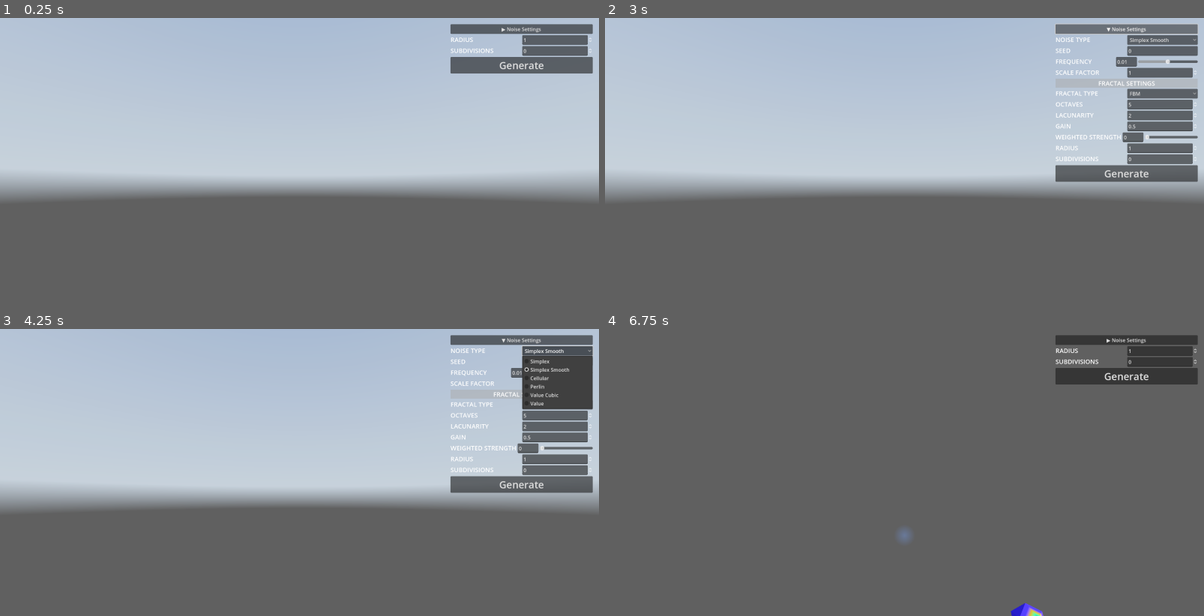
Above: before the commit, frames 1-4 (two rows, left to right).
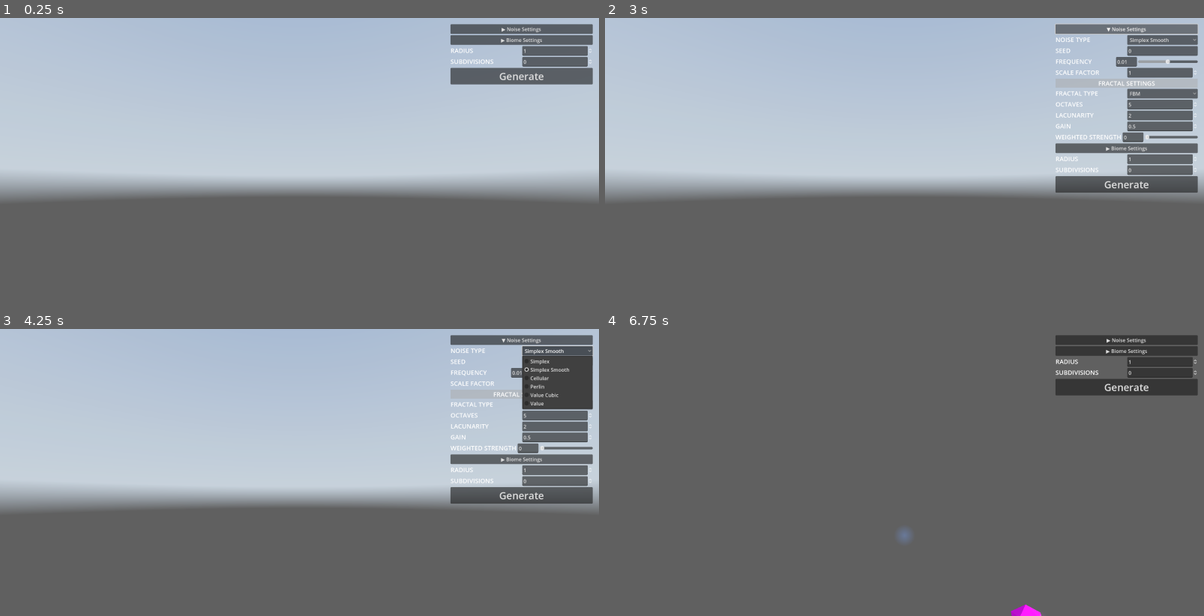
Above: after the commit, the same moments.

Repository: MosesUgwulo/PlanetFall
Game: Godot game, scene res://Scenes/Main.tscn
Same seed, same stepped clock (60 frames per second), same inputs: the game is played once before the commit and once after it. A sky picture missing from this copy of the repository is replaced by a grey-blue gradient.
Inputs (mouse positions are in pixels of both pictures, inside the frame that each line leads up to):
- Up to frame 1 (0.25 s): no input
- Up to frame 2 (3 s): click (1126, 40) at 0.5 s, where only the run after the commit has a clickable "▶ Biome Settings"; click (1126, 40) at 1.25 s, where only the run after the commit has a clickable "▼ Biome Settings"; click "Generate" at 2 s; click "▶ Noise Settings" at 2.75 s
- Up to frame 3 (4.25 s): click "Simplex Smooth" at 3.5 s
- Up to frame 4 (6.75 s): click "FBM" at 4.25 s; click "Value" at 5 s; click "▼ Noise Settings" at 5.75 s; move the mouse to (934, 472) at 6.52 s; hold W (move_forward) from 6.53 s (still down); hold Shift (speed_up_cam) from 6.53 s (still down); click (934, 472) at 6.67 s

The runs differ from the first frame. In frame 1, 2.0% of the frame differs, in the area x 75-99%, y 6-24%; in frame 2, 2.1%; in frame 3, 2.1%; in frame 4, 2.2%, in the area x 67-99%, y 6-100%.

Commit message:
Added Biome settings button and dropdown

Diff:
--- a/Scenes/UI/UI.tscn
+++ b/Scenes/UI/UI.tscn
@@ -316,6 +316,276 @@
 max_value = 1.0
 step = 0.01
 
+[node name="Biome Settings Button" type="HBoxContainer" parent="RootControl/MarginContainer/Settings"]
+layout_mode = 2
+
+[node name="Biome Settings" type="Button" parent="RootControl/MarginContainer/Settings/Biome Settings Button"]
+layout_mode = 2
+size_flags_horizontal = 3
+tooltip_text = "Edit noise settings on the noise planet"
+text = "▶ Biome Settings"
+
+[node name="Biome Settings Dropdown" type="HBoxContainer" parent="RootControl/MarginContainer/Settings"]
+layout_mode = 2
+
+[node name="Biome Settings Container" type="VBoxContainer" parent="RootControl/MarginContainer/Settings/Biome Settings Dropdown"]
+layout_mode = 2
+size_flags_horizontal = 3
+
+[node name="Noise Type Setting" type="HBoxContainer" parent="RootControl/MarginContainer/Settings/Biome Settings Dropdown/Biome Settings Container"]
+layout_mode = 2
+tooltip_text = "Changes the noise algorithm being used:
+
+Type Simplex: Creates smoother, more natural patterns with fewer visible lines compared to Perlin noise.
+
+Type Simplex Smooth: A smoother, higher-quality version of Simplex noise, but slower to generate.
+
+Type Cellular: Creates patterns with regions or cells, often used for textures like cracked surfaces or organic structures.
+
+Type Perlin: A more detailed version of Value noise, adding natural-looking texture; slower to compute.
+
+Type Value: Generates patterns by assigning random values to grid points and blending them smoothly.
+
+Type Value Cubic: Similar to Value noise but creates sharper and more varied peaks and valleys; slightly slower."
+
+[node name="Noise Type Container" type="VBoxContainer" parent="RootControl/MarginContainer/Settings/Biome Settings Dropdown/Biome Settings Container/Noise Type Setting"]
+layout_mode = 2
+size_flags_horizontal = 3
+
+[node name="Noise Type Label" type="Label" parent="RootControl/MarginContainer/Settings/Biome Settings Dropdown/Biome Settings Container/Noise Type Setting/Noise Type Container"]
+layout_mode = 2
+theme_override_font_sizes/font_size = 20
+text = "Noise Type"
+uppercase = true
+
+[node name="Noise Types" type="OptionButton" parent="RootControl/MarginContainer/Settings/Biome Settings Dropdown/Biome Settings Container/Noise Type Setting"]
+custom_minimum_size = Vector2(170, 31)
+layout_mode = 2
+size_flags_horizontal = 3
+size_flags_vertical = 4
+selected = 1
+fit_to_longest_item = false
+item_count = 6
+popup/item_0/text = "Simplex"
+popup/item_1/text = "Simplex Smooth"
+popup/item_1/id = 1
+popup/item_2/text = "Cellular"
+popup/item_2/id = 2
+popup/item_3/text = "Perlin"
+popup/item_3/id = 3
+popup/item_4/text = "Value Cubic"
+popup/item_4/id = 4
+popup/item_5/text = "Value"
+popup/item_5/id = 5
+
+[node name="Seed Setting" type="HBoxContainer" parent="RootControl/MarginContainer/Settings/Biome Settings Dropdown/Biome Settings Container"]
+layout_mode = 2
+tooltip_text = "The random number seed for all noise types."
+
+[node name="Seed Container" type="VBoxContainer" parent="RootControl/MarginContainer/Settings/Biome Settings Dropdown/Biome Settings Container/Seed Setting"]
+layout_mode = 2
+size_flags_horizontal = 3
+
+[node name="Seed" type="Label" parent="RootControl/MarginContainer/Settings/Biome Settings Dropdown/Biome Settings Container/Seed Setting/Seed Container"]
+layout_mode = 2
+theme_override_font_sizes/font_size = 20
+text = "Seed"
+uppercase = true
+
+[node name="Seed Value" type="LineEdit" parent="RootControl/MarginContainer/Settings/Biome Settings Dropdown/Biome Settings Container/Seed Setting"]
+custom_minimum_size = Vector2(170, 0)
+layout_mode = 2
+size_flags_horizontal = 3
+
+[node name="Frequency Setting" type="HBoxContainer" parent="RootControl/MarginContainer/Settings/Biome Settings Dropdown/Biome Settings Container"]
+layout_mode = 2
+tooltip_text = "Controls the level of detail in the noise. Low values make it smoother; high values make it rougher."
+
+[node name="Frequency Container" type="VBoxContainer" parent="RootControl/MarginContainer/Settings/Biome Settings Dropdown/Biome Settings Container/Frequency Setting"]
+layout_mode = 2
+size_flags_horizontal = 3
+
+[node name="Frequency" type="Label" parent="RootControl/MarginContainer/Settings/Biome Settings Dropdown/Biome Settings Container/Frequency Setting/Frequency Container"]
+layout_mode = 2
+theme_override_font_sizes/font_size = 20
+text = "Frequency"
+uppercase = true
+
+[node name="Frequency LineEdit" type="LineEdit" parent="RootControl/MarginContainer/Settings/Biome Settings Dropdown/Biome Settings Container/Frequency Setting"]
+layout_mode = 2
+text = "0.0001"
+
+[node name="Frequency Value" type="HSlider" parent="RootControl/MarginContainer/Settings/Biome Settings Dropdown/Biome Settings Container/Frequency Setting"]
+custom_minimum_size = Vector2(170, 31)
+layout_mode = 2
+size_flags_horizontal = 3
+min_value = 1.0
+max_value = 10000.0
+step = 0.0
+value = 1.0
+exp_edit = true
+
+[node name="Scale Factor Setting" type="HBoxContainer" parent="RootControl/MarginContainer/Settings/Biome Settings Dropdown/Biome Settings Container"]
+layout_mode = 2
+tooltip_text = "Adjusts how closely the planet matches the noise pattern. A value of 100 perfectly matches the noise; lower values make it look less like the noise."
+
+[node name="Scale Factor Container" type="VBoxContainer" parent="RootControl/MarginContainer/Settings/Biome Settings Dropdown/Biome Settings Container/Scale Factor Setting"]
+layout_mode = 2
+size_flags_horizontal = 3
+
+[node name="Scale Factor Label" type="Label" parent="RootControl/MarginContainer/Settings/Biome Settings Dropdown/Biome Settings Container/Scale Factor Setting/Scale Factor Container"]
+layout_mode = 2
+theme_override_font_sizes/font_size = 20
+text = "Scale Factor"
+uppercase = true
+
+[node name="Scale Factor Value" type="SpinBox" parent="RootControl/MarginContainer/Settings/Biome Settings Dropdown/Biome Settings Container/Scale Factor Setting"]
+custom_minimum_size = Vector2(170, 31)
+layout_mode = 2
+size_flags_horizontal = 3
+size_flags_vertical = 4
+min_value = 1.0
+step = 0.1
+value = 1.0
+
+[node name="Fractal Settings Label" type="Label" parent="RootControl/MarginContainer/Settings/Biome Settings Dropdown/Biome Settings Container"]
+layout_mode = 2
+theme_override_font_sizes/font_size = 20
+theme_override_styles/normal = SubResource("StyleBoxFlat_0khto")
+text = "Fractal Settings"
+horizontal_alignment = 1
+uppercase = true
+
+[node name="Fractal Type Setting" type="HBoxContainer" parent="RootControl/MarginContainer/Settings/Biome Settings Dropdown/Biome Settings Container"]
+layout_mode = 2
+tooltip_text = "Defines how multiple noise layers (octaves) are combined to create a fractal pattern.
+
+None: No fractal effect, single-layer noise.
+
+FBM: Uses Fractional Brownian Motion for smooth, layered fractal patterns.
+
+Ridged: Combines layers to create a sharp, \"ridged\" appearance."
+
+[node name="Fractal Type Container" type="VBoxContainer" parent="RootControl/MarginContainer/Settings/Biome Settings Dropdown/Biome Settings Container/Fractal Type Setting"]
+layout_mode = 2
+size_flags_horizontal = 3
+
+[node name="Fractal Type Label" type="Label" parent="RootControl/MarginContainer/Settings/Biome Settings Dropdown/Biome Settings Container/Fractal Type Setting/Fractal Type Container"]
+layout_mode = 2
+theme_override_font_sizes/font_size = 20
+text = "Fractal Type"
+uppercase = true
+
+[node name="Fractal Types" type="OptionButton" parent="RootControl/MarginContainer/Settings/Biome Settings Dropdown/Biome Settings Container/Fractal Type Setting"]
+custom_minimum_size = Vector2(170, 31)
+layout_mode = 2
+size_flags_horizontal = 3
+size_flags_vertical = 4
+selected = 1
+fit_to_longest_item = false
+item_count = 3
+popup/item_0/text = "None"
+popup/item_1/text = "FBM"
+popup/item_1/id = 1
+popup/item_2/text = "RIDGED"
+popup/item_2/id = 2
+
+[node name="Octaves Setting" type="HBoxContainer" parent="RootControl/MarginContainer/Settings/Biome Settings Dropdown/Biome Settings Container"]
+layout_mode = 2
+tooltip_text = "The number of noise layers combined to create the final fractal pattern. More layers add detail."
+
+[node name="Octaves Container" type="VBoxContainer" parent="RootControl/MarginContainer/Settings/Biome Settings Dropdown/Biome Settings Container/Octaves Setting"]
+layout_mode = 2
+size_flags_horizontal = 3
+
+[node name="Octaves Label" type="Label" parent="RootControl/MarginContainer/Settings/Biome Settings Dropdown/Biome Settings Container/Octaves Setting/Octaves Container"]
+layout_mode = 2
+theme_override_font_sizes/font_size = 20
+text = "Octaves"
+uppercase = true
+
+[node name="Octaves Value" type="SpinBox" parent="RootControl/MarginContainer/Settings/Biome Settings Dropdown/Biome Settings Container/Octaves Setting"]
+custom_minimum_size = Vector2(170, 31)
+layout_mode = 2
+size_flags_horizontal = 3
+size_flags_vertical = 4
+min_value = 1.0
+max_value = 10.0
+value = 5.0
+
+[node name="Lacunarity Setting" type="HBoxContainer" parent="RootControl/MarginContainer/Settings/Biome Settings Dropdown/Biome Settings Container"]
+layout_mode = 2
+tooltip_text = "Controls how much detail is added with each layer of noise. Higher values create finer, rougher textures."
+
+[node name="Lacunarity Container" type="VBoxContainer" parent="RootControl/MarginContainer/Settings/Biome Settings Dropdown/Biome Settings Container/Lacunarity Setting"]
+layout_mode = 2
+size_flags_horizontal = 3
+
+[node name="Lacunarity Label" type="Label" parent="RootControl/MarginContainer/Settings/Biome Settings Dropdown/Biome Settings Container/Lacunarity Setting/Lacunarity Container"]
+layout_mode = 2
+theme_override_font_sizes/font_size = 20
+text = "Lacunarity"
+uppercase = true
+
+[node name="Lacunarity Value" type="SpinBox" parent="RootControl/MarginContainer/Settings/Biome Settings Dropdown/Biome Settings Container/Lacunarity Setting"]
+custom_minimum_size = Vector2(170, 31)
+layout_mode = 2
+size_flags_horizontal = 3
+size_flags_vertical = 4
+min_value = -100.0
+step = 0.1
+value = 2.0
+
+[node name="Gain Setting" type="HBoxContainer" parent="RootControl/MarginContainer/Settings/Biome Settings Dropdown/Biome Settings Container"]
+layout_mode = 2
+tooltip_text = "Sets the influence of each noise layer. Lower values emphasize smoother base layers, while higher values highlight finer, detailed layers."
+
+[node name="Gain Container" type="VBoxContainer" parent="RootControl/MarginContainer/Settings/Biome Settings Dropdown/Biome Settings Container/Gain Setting"]
+layout_mode = 2
+size_flags_horizontal = 3
+
+[node name="Gain Label" type="Label" parent="RootControl/MarginContainer/Settings/Biome Settings Dropdown/Biome Settings Container/Gain Setting/Gain Container"]
+layout_mode = 2
+theme_override_font_sizes/font_size = 20
+text = "Gain"
+uppercase = true
+
+[node name="Gain Value" type="SpinBox" parent="RootControl/MarginContainer/Settings/Biome Settings Dropdown/Biome Settings Container/Gain Setting"]
+custom_minimum_size = Vector2(170, 31)
+layout_mode = 2
+size_flags_horizontal = 3
+size_flags_vertical = 4
+min_value = -5.0
+max_value = 5.0
+step = 0.1
+value = 0.5
+
+[node name="Weighted Strength Setting" type="HBoxContainer" parent="RootControl/MarginContainer/Settings/Biome Settings Dropdown/Biome Settings Container"]
+layout_mode = 2
+tooltip_text = "Reduces the influence of higher layers when lower layers have a strong effect."
+
+[node name="Weighted Strength Container" type="VBoxContainer" parent="RootControl/MarginContainer/Settings/Biome Settings Dropdown/Biome Settings Container/Weighted Strength Setting"]
+layout_mode = 2
+size_flags_horizontal = 3
+
+[node name="Weighted Strength Label" type="Label" parent="RootControl/MarginContainer/Settings/Biome Settings Dropdown/Biome Settings Container/Weighted Strength Setting/Weighted Strength Container"]
+layout_mode = 2
+theme_override_font_sizes/font_size = 20
+text = "Weighted Strength
+"
+uppercase = true
+
+[node name="Weighted Strength LineEdit" type="LineEdit" parent="RootControl/MarginContainer/Settings/Biome Settings Dropdown/Biome Settings Container/Weighted Strength Setting"]
+layout_mode = 2
+text = "0"
+
+[node name="Weighted Strength Value" type="HSlider" parent="RootControl/MarginContainer/Settings/Biome Settings Dropdown/Biome Settings Container/Weighted Strength Setting"]
+custom_minimum_size = Vector2(170, 31)
+layout_mode = 2
+size_flags_horizontal = 3
+max_value = 1.0
+step = 0.01
+
 [node name="Radius Setting" type="HBoxContainer" parent="RootControl/MarginContainer/Settings"]
 layout_mode = 2
 tooltip_text = "Sets the size of the planet. Larger values create bigger planets."
@@ -381,6 +651,20 @@
 [connection signal="focus_exited" from="RootControl/MarginContainer/Settings/Noise Settings Dropdown/Noise Settings Container/Weighted Strength Setting/Weighted Strength LineEdit" to="." method="_on_weighted_strength_line_edit_focus_exited"]
 [connection signal="text_submitted" from="RootControl/MarginContainer/Settings/Noise Settings Dropdown/Noise Settings Container/Weighted Strength Setting/Weighted Strength LineEdit" to="." method="_on_weighted_strength_line_edit_text_submitted"]
 [connection signal="value_changed" from="RootControl/MarginContainer/Settings/Noise Settings Dropdown/Noise Settings Container/Weighted Strength Setting/Weighted Strength Value" to="." method="_on_weighted_strength_value_changed"]
+[connection signal="pressed" from="RootControl/MarginContainer/Settings/Biome Settings Button/Biome Settings" to="." method="_on_biome_settings_pressed"]
+[connection signal="item_selected" from="RootControl/MarginContainer/Settings/Biome Settings Dropdown/Biome Settings Container/Noise Type Setting/Noise Types" to="." method="_on_noise_types_item_selected"]
+[connection signal="text_changed" from="RootControl/MarginContainer/Settings/Biome Settings Dropdown/Biome Settings Container/Seed Setting/Seed Value" to="." method="_on_seed_value_text_changed"]
+[connection signal="focus_exited" from="RootControl/MarginContainer/Settings/Biome Settings Dropdown/Biome Settings Container/Frequency Setting/Frequency LineEdit" to="." method="_on_frequency_line_edit_focus_exited"]
+[connection signal="text_submitted" from="RootControl/MarginContainer/Settings/Biome Settings Dropdown/Biome Settings Container/Frequency Setting/Frequency LineEdit" to="." method="_on_frequency_line_edit_text_changed"]
+[connection signal="value_changed" from="RootControl/MarginContainer/Settings/Biome Settings Dropdown/Biome Settings Container/Frequency Setting/Frequency Value" to="." method="_on_frequency_value_changed"]
+[connection signal="value_changed" from="RootControl/MarginContainer/Settings/Biome Settings Dropdown/Biome Settings Container/Scale Factor Setting/Scale Factor Value" to="." method="_on_scale_factor_value_changed"]
+[connection signal="item_selected" from="RootControl/MarginContainer/Settings/Biome Settings Dropdown/Biome Settings Container/Fractal Type Setting/Fractal Types" to="." method="_on_fractal_types_item_selected"]
+[connection signal="value_changed" from="RootControl/MarginContainer/Settings/Biome Settings Dropdown/Biome Settings Container/Octaves Setting/Octaves Value" to="." method="_on_octaves_value_changed"]
+[connection signal="value_changed" from="RootControl/MarginContainer/Settings/Biome Settings Dropdown/Biome Settings Container/Lacunarity Setting/Lacunarity Value" to="." method="_on_lacunarity_value_changed"]
+[connection signal="value_changed" from="RootControl/MarginContainer/Settings/Biome Settings Dropdown/Biome Settings Container/Gain Setting/Gain Value" to="." method="_on_gain_value_changed"]
+[connection signal="focus_exited" from="RootControl/MarginContainer/Settings/Biome Settings Dropdown/Biome Settings Container/Weighted Strength Setting/Weighted Strength LineEdit" to="." method="_on_weighted_strength_line_edit_focus_exited"]
+[connection signal="text_submitted" from="RootControl/MarginContainer/Settings/Biome Settings Dropdown/Biome Settings Container/Weighted Strength Setting/Weighted Strength LineEdit" to="." method="_on_weighted_strength_line_edit_text_submitted"]
+[connection signal="value_changed" from="RootControl/MarginContainer/Settings/Biome Settings Dropdown/Biome Settings Container/Weighted Strength Setting/Weighted Strength Value" to="." method="_on_weighted_strength_value_changed"]
 [connection signal="value_changed" from="RootControl/MarginContainer/Settings/Radius Setting/Radius Value" to="." method="_on_radius_value_changed"]
 [connection signal="value_changed" from="RootControl/MarginContainer/Settings/Subdivisions Setting/Subdivisions Value" to="." method="_on_subdivisions_value_changed"]
 [connection signal="pressed" from="RootControl/MarginContainer/Settings/GenerateBtnVBox/Generate Button" to="." method="_generate_planet"]
--- a/Scripts/UIManager.gd
+++ b/Scripts/UIManager.gd
@@ -5,17 +5,23 @@
 # ============================= NOISE SETTINGS =============================
 @onready var noise_settings_btn : Button = get_node("RootControl/MarginContainer/Settings/Noise Settings Button/Noise Settings")
 @onready var noise_settings_dropdown : HBoxContainer = get_node("RootControl/MarginContainer/Settings/Noise Settings Dropdown")
-@onready var seedLineEdit : LineEdit = get_node("RootControl/MarginContainer/Settings/Noise Settings Dropdown/Noise Settings Container/Seed Setting/Seed Value")
-@onready var frequencyLineEdit : LineEdit = get_node("RootControl/MarginContainer/Settings/Noise Settings Dropdown/Noise Settings Container/Frequency Setting/Frequency LineEdit")
-@onready var frequencySlider : HSlider = get_node("RootControl/MarginContainer/Settings/Noise Settings Dropdown/Noise Settings Container/Frequency Setting/Frequency Value")
-@onready var weightedStrengthLineEdit : LineEdit = get_node("RootControl/MarginContainer/Settings/Noise Settings Dropdown/Noise Settings Container/Weighted Strength Setting/Weighted Strength LineEdit")
-@onready var weightedStrengthSlider : HSlider = get_node("RootControl/MarginContainer/Settings/Noise Settings Dropdown/Noise Settings Container/Weighted Strength Setting/Weighted Strength Value")
+@onready var seed_line_edit : LineEdit = get_node("RootControl/MarginContainer/Settings/Noise Settings Dropdown/Noise Settings Container/Seed Setting/Seed Value")
+@onready var frequency_line_edit : LineEdit = get_node("RootControl/MarginContainer/Settings/Noise Settings Dropdown/Noise Settings Container/Frequency Setting/Frequency LineEdit")
+@onready var frequency_slider : HSlider = get_node("RootControl/MarginContainer/Settings/Noise Settings Dropdown/Noise Settings Container/Frequency Setting/Frequency Value")
+@onready var weighted_strength_line_edit : LineEdit = get_node("RootControl/MarginContainer/Settings/Noise Settings Dropdown/Noise Settings Container/Weighted Strength Setting/Weighted Strength LineEdit")
+@onready var weighted_strength_slider : HSlider = get_node("RootControl/MarginContainer/Settings/Noise Settings Dropdown/Noise Settings Container/Weighted Strength Setting/Weighted Strength Value")
+
+
+# ============================= BIOME SETTINGS =============================
+@onready var biome_settings_btn : Button = get_node("RootControl/MarginContainer/Settings/Biome Settings Button/Biome Settings")
+@onready var biome_settings_dropdown : HBoxContainer = get_node("RootControl/MarginContainer/Settings/Biome Settings Dropdown")
 
 @onready var generateBtn : Button = get_node("RootControl/MarginContainer/Settings/GenerateBtnVBox/Generate Button")
 
 # TODO: ADD TOOL TIPS TO EVERYTHING
 
 # Editible values
+# ============================= NOISE SETTINGS =============================
 var seedValue : int = 0
 var frequency : float = 0.01
 var scale_factor : float = 1.0
@@ -33,16 +39,16 @@
 # Called when the node enters the scene tree for the first time.
 func _ready():
 
-	frequencySlider.min_value = 0.0001
-	frequencySlider.max_value = 1.0
-	frequencySlider.step = 0.0001
-	frequencySlider.value = 0.01
-	frequencyLineEdit.text = str(frequencySlider.value)
+	frequency_slider.min_value = 0.0001
+	frequency_slider.max_value = 1.0
+	frequency_slider.step = 0.0001
+	frequency_slider.value = 0.01
+	frequency_line_edit.text = str(frequency_slider.value)
 
 	if planet and planet.get_child(0):
 
-		# planet.planet_data = PlanetData.new()
-		seedLineEdit.text = str(seedValue)
+		planet.planet_data = PlanetData.new()
+		seed_line_edit.text = str(seedValue)
 
 
 		var mesh = planet.get_child(0) as PlanetMesh
@@ -50,10 +56,12 @@
 			mesh.generate_status_changed.connect(_on_generate_status_changed)
 
 	noise_settings_dropdown.visible = false
+	biome_settings_dropdown.visible = false
 
 
 
 func _generate_planet():
+	# ============================= NOISE SETTINGS =============================
 	planet.planet_data.planet_noise.noise.seed = seedValue
 	planet.planet_data.planet_noise.noise.frequency = frequency
 	planet.planet_data.planet_noise.scale_factor = scale_factor
@@ -63,13 +71,14 @@
 	planet.planet_data.planet_noise.noise.fractal_gain = fractal_gain
 	planet.planet_data.planet_noise.noise.fractal_weighted_strength = fractal_weighted_strength
 
+
 	planet.planet_data.radius = radius
 	planet.planet_data.subdivisions = subdivisions
 
 	planet._on_planet_changed()
 
 
-
+# ============================= NOISE SETTINGS =============================
 func _on_noise_settings_button_toggled():
 	noise_settings_dropdown.visible = !noise_settings_dropdown.visible
 	noise_settings_btn.text = "▼ Noise Settings" if noise_settings_dropdown.visible else "▶ Noise Settings"
@@ -101,20 +110,20 @@
 
 
 func _on_frequency_value_changed(value : float):
-	frequencyLineEdit.text = str(value)
+	frequency_line_edit.text = str(value)
 	frequency = value
 
 
 
 func _on_frequency_line_edit_text_changed(new_text : String):
-	frequencySlider.value = float(new_text)
-	frequency = frequencySlider.value
+	frequency_slider.value = float(new_text)
+	frequency = frequency_slider.value
 
 
 
 func _on_frequency_line_edit_focus_exited():
-	frequencySlider.value = float(frequencyLineEdit.text)
-	frequency = frequencySlider.value
+	frequency_slider.value = float(frequency_line_edit.text)
+	frequency = frequency_slider.value
 
 
 
@@ -152,24 +161,27 @@
 
 
 func _on_weighted_strength_line_edit_text_submitted(new_text : String):
-	weightedStrengthSlider.value = float(new_text)
-	fractal_weighted_strength = weightedStrengthSlider.value
+	weighted_strength_slider.value = float(new_text)
+	fractal_weighted_strength = weighted_strength_slider.value
 
 
 
 func _on_weighted_strength_line_edit_focus_exited():
-	weightedStrengthSlider.value = float(weightedStrengthLineEdit.text)
-	fractal_weighted_strength = weightedStrengthSlider.value
+	weighted_strength_slider.value = float(weighted_strength_line_edit.text)
+	fractal_weighted_strength = weighted_strength_slider.value
 
 
 
 func _on_weighted_strength_value_changed(value : float):
-	weightedStrengthLineEdit.text = str(value)
+	weighted_strength_line_edit.text = str(value)
 	fractal_weighted_strength = value
 
 
 
-
+# ============================= BIOME SETTINGS =============================
+func _on_biome_settings_pressed():
+	biome_settings_dropdown.visible = !biome_settings_dropdown.visible
+	biome_settings_btn.text = "▼ Biome Settings" if biome_settings_dropdown.visible else "▶ Biome Settings"
 
 
 
